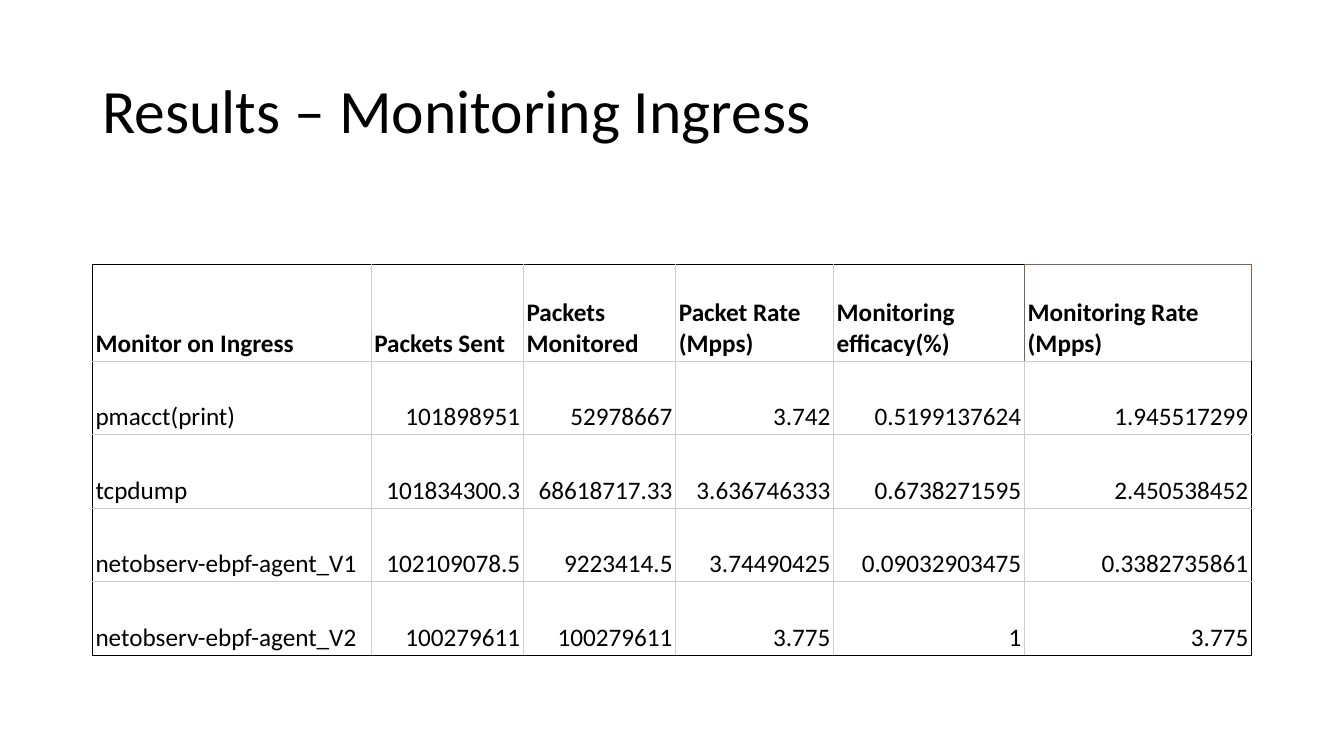
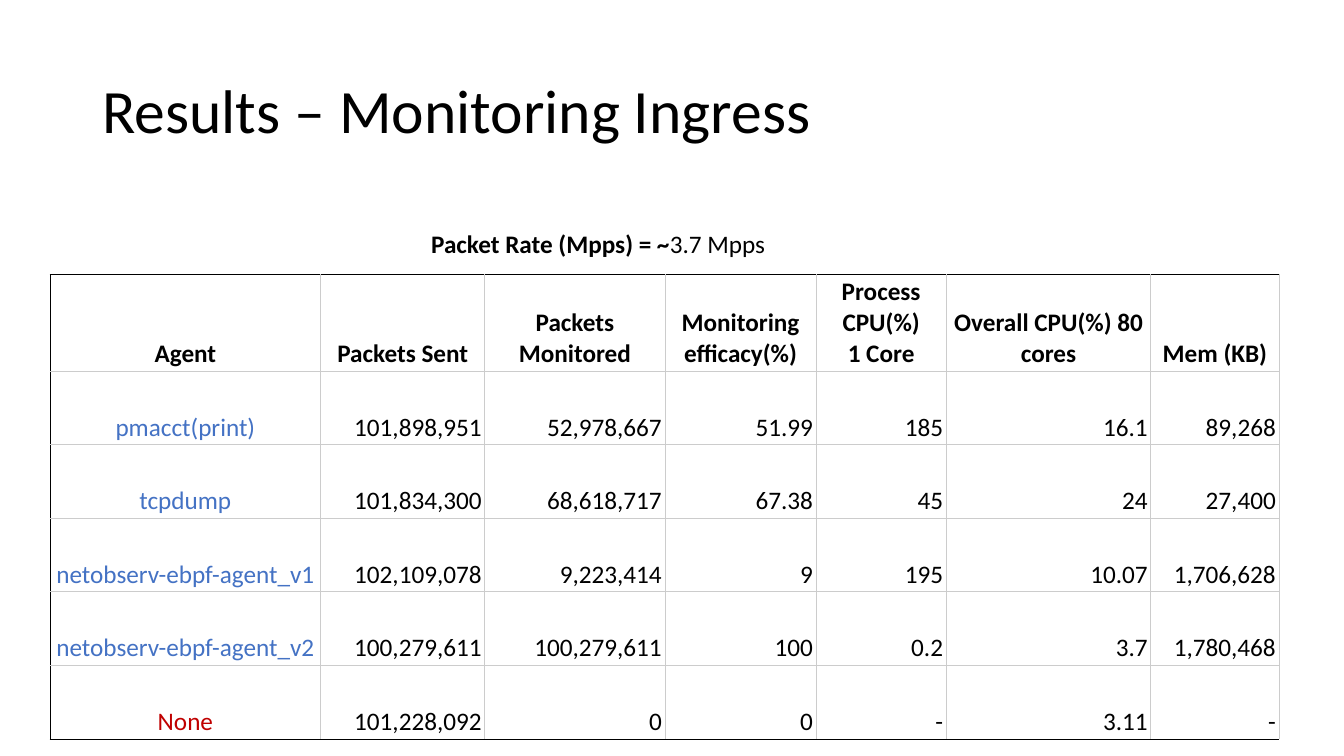
Before and after one commit to netobserv/netobserv-ebpf-agent, a slide deck: slide 3 of docs/measurements.pptx (slide 5 before the commit). Drawn at 1344x756 pixels with LibreOffice and Linux fonts; fonts in the diff are those of the drawing. Boxes give left, top, right and bottom in pixels: in the first picture for what was removed or moved away, otherwise in the second. Text is boxed around its words. In the diff, an @@ line names an element or a change of style, - is before the commit and + after.

```diff
--- a/docs/measurements.pptx
+++ b/docs/measurements.pptx
@@ text added at bbox=[431, 234, 765, 257], 18 pt, text #000000, bold @@
+Packet Rate (Mpps) = ~3.7 Mpps
@@ table at bbox=[50, 274, 1279, 739] @@
-Monitor on Ingress | Packets Sent | Packets Monitored | Packet Rate (Mpps) | Monitoring efficacy(%) | Monitoring Rate (Mpps)
-pmacct(print) | 101898951 | 52978667 | 3.742 | 0.5199137624 | 1.945517299
-tcpdump | 101834300.3 | 68618717.33 | 3.636746333 | 0.6738271595 | 2.450538452
-netobserv-ebpf-agent_V1 | 102109078.5 | 9223414.5 | 3.74490425 | 0.09032903475 | 0.3382735861
-netobserv-ebpf-agent_V2 | 100279611 | 100279611 | 3.775 | 1 | 3.775
+Agent | Packets Sent | Packets Monitored | Monitoring efficacy(%) | Process CPU(%) / 1 Core | Overall CPU(%) 80 cores | Mem (KB)
+pmacct(print) | 101,898,951 | 52,978,667 | 51.99 | 185 | 16.1 | 89,268
+tcpdump | 101,834,300 | 68,618,717 | 67.38 | 45 | 24 | 27,400
+netobserv-ebpf-agent_v1 | 102,109,078 | 9,223,414 | 9 | 195 | 10.07 | 1,706,628
+netobserv-ebpf-agent_v2 | 100,279,611 | 100,279,611 | 100 | 0.2 | 3.7 | 1,780,468
+None | 101,228,092 | 0 | 0 | - | 3.11 | -
@@ table: place and size @@
-table at bbox=[93, 264, 1252, 655]
+table at bbox=[50, 274, 1279, 739]
```
Also in this commit, not shown: 4 other slides changed.
